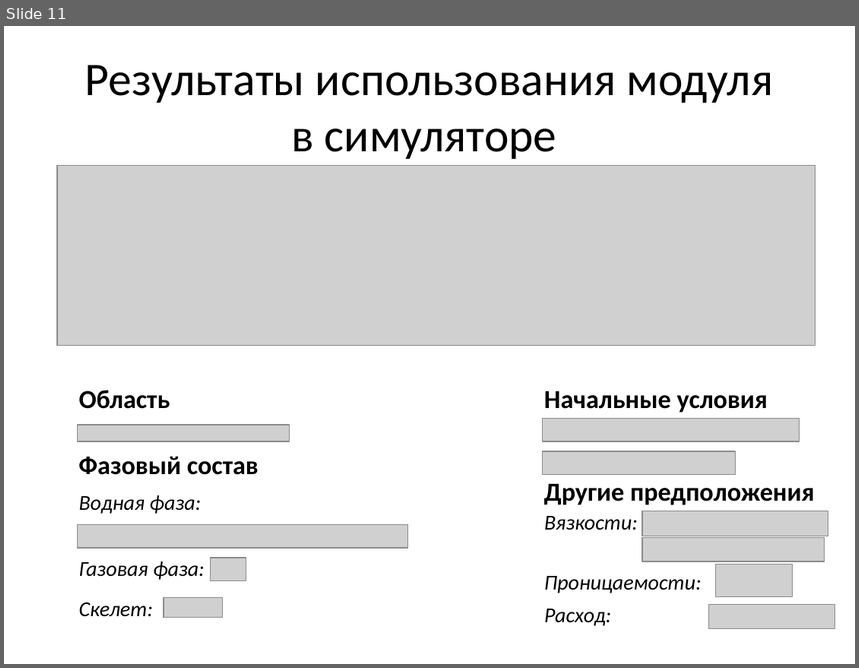
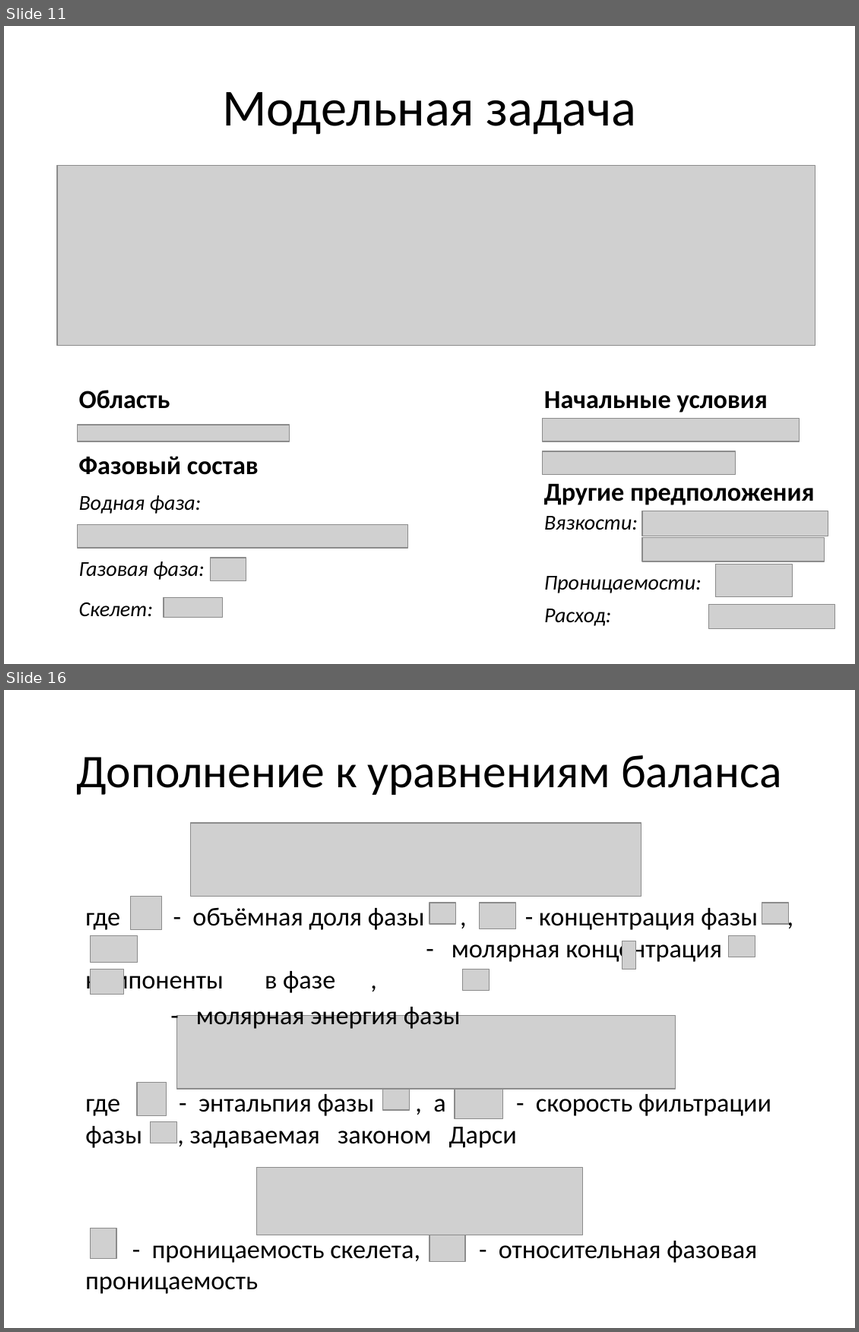
Before and after one commit to GrininViktor/Diplom, a slide deck: Презентация.pptx. Shown one above the other, each under a label of ours: slide 11 before the commit, slides 11 and 16 after it; the slides between them are not shown. The pictures are 859x668 and 859x1332 pixels, drawn with LibreOffice and Linux fonts; fonts in the diff are those of the drawing; grey boxes stand for pictures. Boxes give left, top, right and bottom in pixels: in the first picture for what was removed or moved away, otherwise in the second. Text is boxed around its words. In the diff, an @@ line names an element or a change of style, - is before the commit and + after.

```diff
--- a/Презентация.pptx
+++ b/Презентация.pptx
@@ slide 16 added at (4,690,855,1328), background #FFFFFF @@
@@ title added at (76,755,782,795), 39.6 pt, text #000000 @@
+Дополнение к уравнениям баланса
@@ picture added at (190,823,642,896) @@
@@ text added at (85,907,758,1029), 22 pt, text #000000 @@
+где - объёмная доля фазы , - концентрация фазы , - молярная концентрация компоненты в фазе ,
+- молярная энергия фазы
@@ picture added at (130,896,161,929) @@
@@ picture added at (430,903,456,924) @@
@@ picture added at (480,903,516,929) @@
@@ picture added at (762,903,789,924) @@
@@ picture added at (91,936,138,962) @@
@@ picture added at (729,936,756,958) @@
@@ picture added at (623,941,636,969) @@
@@ picture added at (91,969,124,995) @@
@@ picture added at (463,969,489,990) @@
@@ picture added at (177,1016,676,1089) @@
@@ text added at (85,1094,772,1148), 22 pt, text #000000 @@
+где - энтальпия фазы , а - скорость фильтрации фазы , задаваемая законом Дарси
@@ picture added at (137,1082,167,1116) @@
@@ picture added at (382,1089,409,1110) @@
@@ picture added at (454,1089,502,1119) @@
@@ picture added at (151,1122,177,1144) @@
@@ picture added at (257,1167,583,1236) @@
@@ picture added at (91,1229,117,1258) @@
@@ picture added at (430,1236,465,1262) @@
@@ text added at (152,1241,757,1263), 22 pt, text #000000 @@
+- проницаемость скелета, - относительная фазовая проницаемость
@@ slide 11 changed as well @@
@@ title at (222,92,637,135): text changed; size 39.6 to 44 pt @@
-Результаты использования модуля
-в симуляторе
+Модельная задача
```
Also in this commit, not shown: 10 other slides changed, 4 other slides added, 1 slide removed, 2 other files.
